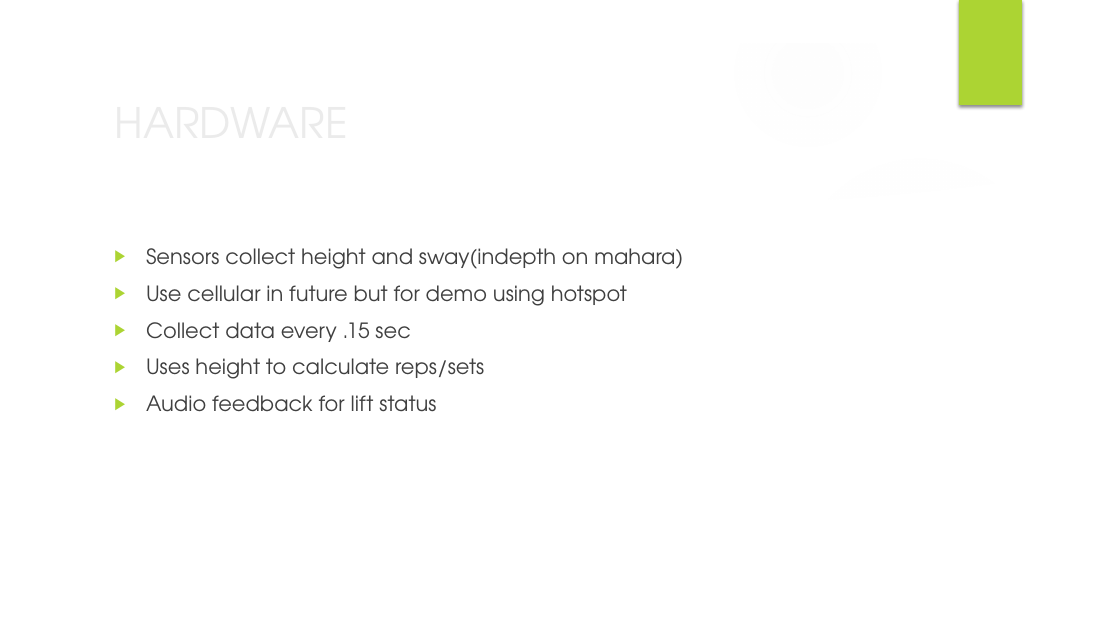
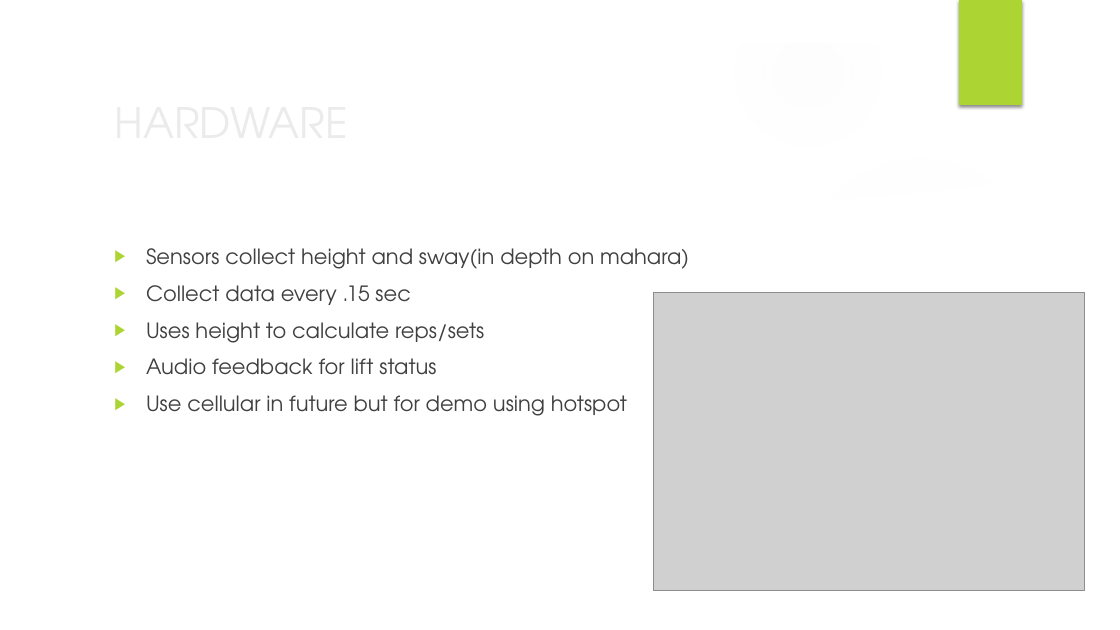
Before and after one commit to MarkByrneDKIT/SetStats, a slide deck: slide 4 of SetStats_lastRelease.pptx. Drawn at 1120x630 pixels with LibreOffice and Linux fonts; fonts in the diff are those of the drawing; grey boxes stand for pictures; background and template pictures are left out. Boxes give left, top, right and bottom in pixels: in the first picture for what was removed or moved away, otherwise in the second. Text is boxed around its words. In the diff, an @@ line names an element or a change of style, - is before the commit and + after.

Commit message:
updated hardware section

```diff
--- a/SetStats_lastRelease.pptx
+++ b/SetStats_lastRelease.pptx
@@ text at box(146, 248, 689, 269): text changed @@
-▶ Sensors collect height and sway(indepth on mahara)
-▶ Use cellular in future but for demo using hotspot
+▶ Sensors collect height and sway(in depth on mahara)
@@ picture added at box(654, 292, 1085, 592) @@
@@ text at box(146, 395, 627, 416): paragraph added @@
+▶ Use cellular in future but for demo using hotspot
```
